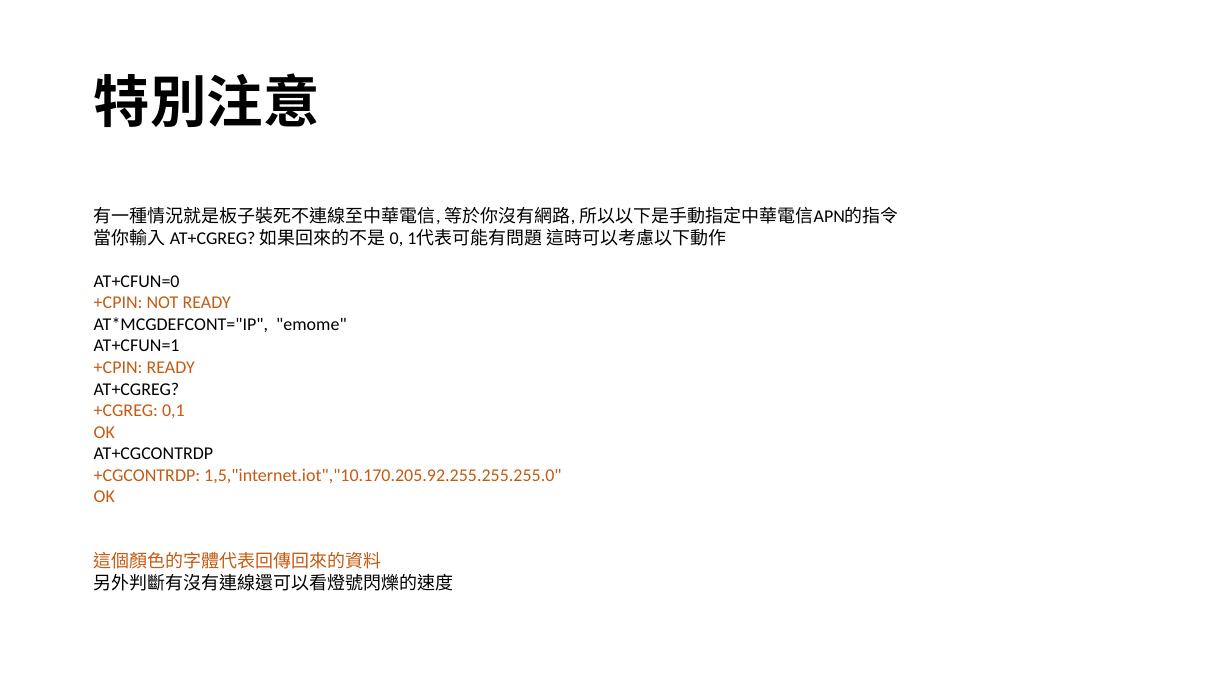
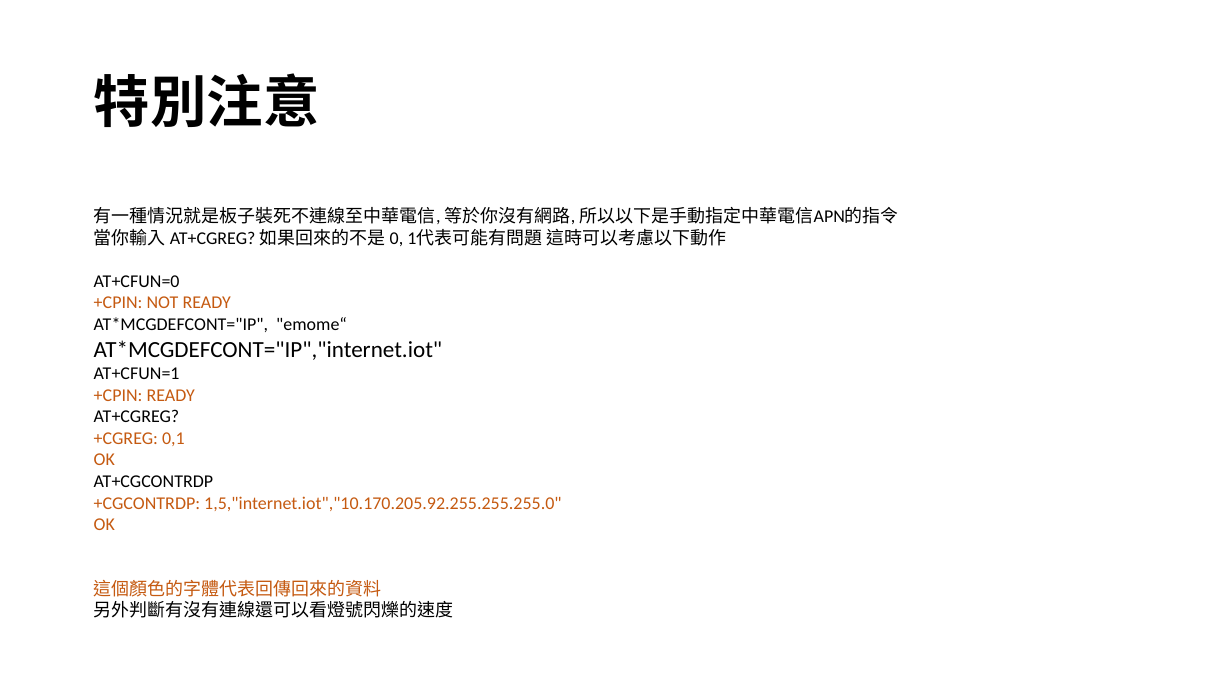
Before and after one commit to pickuse2013/bc95b8_nbiot_study, a slide deck: slide 6 of SIM7020E.pptx. Drawn at 1232x693 pixels with LibreOffice and Linux fonts; fonts in the diff are those of the drawing. Boxes give left, top, right and bottom in pixels: in the first picture for what was removed or moved away, otherwise in the second. Text is boxed around its words. In the diff, an @@ line names an element or a change of style, - is before the commit and + after.

```diff
--- a/SIM7020E.pptx
+++ b/SIM7020E.pptx
@@ text at [94, 317, 442, 360]: text changed; size 14 to 18 pt @@
-AT*MCGDEFCONT="IP", "emome"
+AT*MCGDEFCONT="IP", "emome“
+AT*MCGDEFCONT="IP","internet.iot"
```
Also in this commit, not shown: 2 other slides changed, 4 other files.
